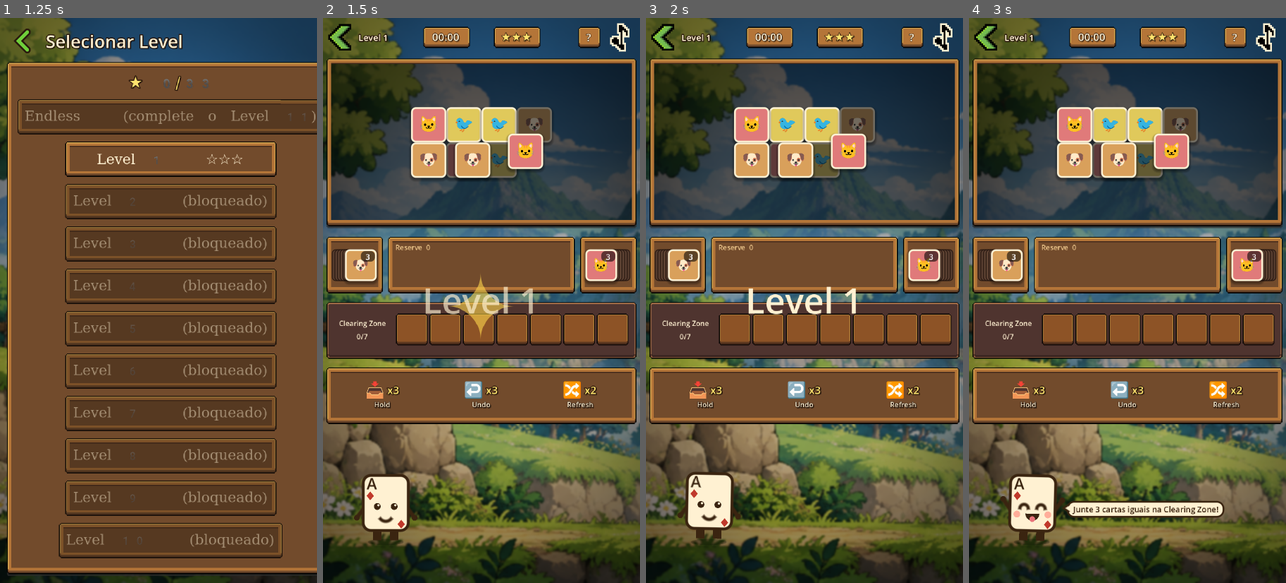
Above: before the commit, frames 1-4 (left to right).
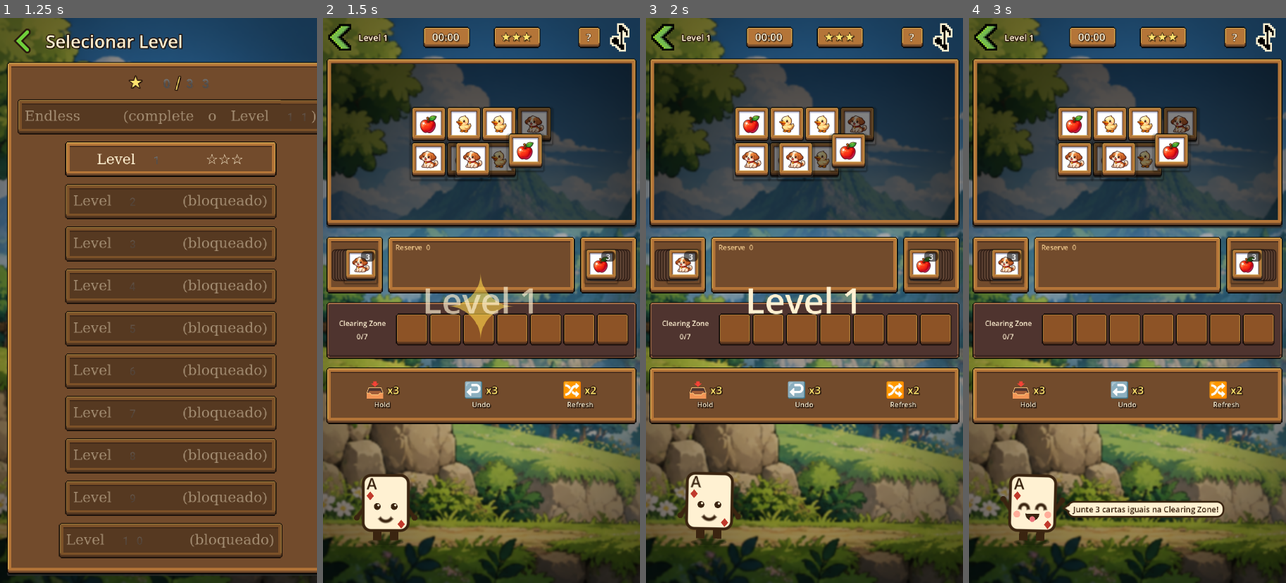
Above: after the commit, the same moments.

Repository: rikardop05/game-cartitas
Game: Godot game, scene res://scenes/main.tscn
Two runs of this game, one before a commit and one after it. Both use one fixed random seed, a clock stepped at 60 frames per second and the inputs below.
Inputs (mouse positions are in pixels of both pictures, inside the frame that each line leads up to):
- Up to frame 1 (1.25 s): click (158, 272) at 0.5 s
- Up to frame 2 (1.5 s): click "Level 1 ☆☆☆" at 1.25 s
- Up to frame 3 (2 s): no input
- Up to frame 4 (3 s): click "?" at 2 s; click (1108, 125) at 2.77 s

Frame 1 is identical in both runs. In frame 2, 6.2% of the frame differs, in the area x 6-93%, y 15-47%; in frame 3, 6.2%; in frame 4, 6.2%.

Commit message:
feat(cards): Pack A card art with a high-resolution pipeline
- Eight Pack A faces (480-960 px, frame included) replace the emoji
  placeholder for the eight most used types, so Levels 1-5 are all art;
  leaf, heart, gem and crystal keep the placeholder for now.
- Cards were blurry because the art was shrunk to logical card pixels
  and then upscaled by the 2x window. Art now stays at full resolution
  with mipmaps built on load and is drawn with trilinear filtering, so
  the GPU scales it to the physical size at any window resolution.
- Art cards draw as the whole face (no extra border) with the depth
  dimming tuned for art.
- test_card_art checks the mapping, square hi-res art and mipmaps; the
  art guide (PT/EN) documents the 960 px card standard.

Co-Authored-By: Claude Opus 5.5 <noreply@anthropic.com>

Diff:
--- a/scripts/ui/level_screen.gd
+++ b/scripts/ui/level_screen.gd
@@ -85,6 +85,11 @@
 # available card, 2 = under a blocked card, 3+ = deeper still. Index 0 (available) is untouched.
 const DEPTH_BRIGHTNESS := [1.0, 0.45, 0.32, 0.22]
 const DEPTH_SATURATION := [1.0, 0.80, 0.68, 0.58]
+# Painted card faces are busier than a flat placeholder, so blocked ones are dimmed less to
+# stay recognisable. Never brighter than 0.5 and still strictly darker with depth, which
+# repro_hud_bounds checks.
+const ART_DEPTH_BRIGHTNESS := [1.0, 0.5, 0.38, 0.28]
+const ART_DEPTH_SATURATION := [1.0, 0.9, 0.8, 0.7]
 const DIM_SHADER_CODE := """
 shader_type canvas_item;
 uniform float brightness = 1.0;
@@ -1023,16 +1028,25 @@
 
 # `depth` > 0 marks a blocked board card: it is dimmed by the DEPTH_* tables (see
 # _dim_material). `shadow` adds the soft drop shadow board cards use so stacked layers read.
+# A type with art is drawn as that art alone (it already carries its own frame); the others
+# get the coloured panel with the emoji placeholder.
 func _make_card_rect(type: String, depth: int, card_size: Vector2, shadow: bool = false) -> Control:
 	var root := Panel.new()
 	root.custom_minimum_size = card_size
 	root.size = card_size
 	root.mouse_filter = Control.MOUSE_FILTER_IGNORE
 	var card_style := StyleBoxFlat.new()
+	# bg_color always names the type (smoke_rapid_taps reads it back from the zone slots).
 	card_style.bg_color = CardTypeRegistry.color(type)
-	card_style.border_color = Color("#fff2d5")
-	card_style.set_border_width_all(2)
-	card_style.set_corner_radius_all(5)
+	if UiHelpers.has_card_art(type):
+		# Painted face: the fill is not drawn and there is no border or rounding, only the
+		# soft shadow behind the art.
+		card_style.draw_center = false
+		card_style.set_corner_radius_all(0)
+	else:
+		card_style.border_color = Color("#fff2d5")
+		card_style.set_border_width_all(2)
+		card_style.set_corner_radius_all(5)
 	if shadow:
 		card_style.shadow_color = Color(0.0, 0.0, 0.0, 0.34)
 		card_style.shadow_size = 3
@@ -1041,31 +1055,39 @@
 	var art := _make_card_art(type, card_size)
 	root.add_child(art)
 	if depth > 0:
-		root.material = _dim_material(depth)
+		root.material = _dim_material(depth, UiHelpers.has_card_art(type))
 		art.use_parent_material = true
 	return root
 
-# One shared material per depth: brightness and saturation come from the DEPTH_* tables.
-func _dim_material(depth: int) -> ShaderMaterial:
-	var index := clampi(depth, 0, DEPTH_BRIGHTNESS.size() - 1)
-	if not _dim_materials.has(index):
+# One shared material per depth (and per art/placeholder kind): brightness and saturation
+# come from the DEPTH_* tables.
+func _dim_material(depth: int, art: bool = false) -> ShaderMaterial:
+	var brightness: Array = ART_DEPTH_BRIGHTNESS if art else DEPTH_BRIGHTNESS
+	var saturation: Array = ART_DEPTH_SATURATION if art else DEPTH_SATURATION
+	var index := clampi(depth, 0, brightness.size() - 1)
+	var key := index + (100 if art else 0)
+	if not _dim_materials.has(key):
 		if _dim_shader == null:
 			_dim_shader = Shader.new()
 			_dim_shader.code = DIM_SHADER_CODE
 		var material := ShaderMaterial.new()
 		material.shader = _dim_shader
-		material.set_shader_parameter("brightness", float(DEPTH_BRIGHTNESS[index]))
-		material.set_shader_parameter("saturation", float(DEPTH_SATURATION[index]))
-		_dim_materials[index] = material
-	return _dim_materials[index]
-
+		material.set_shader_parameter("brightness", float(brightness[index]))
+		material.set_shader_parameter("saturation", float(saturation[index]))
+		_dim_materials[key] = material
+	return _dim_materials[key]
+
+# Art cards draw the full-resolution face (UiHelpers.card_texture) at the card's size; the GPU
+# picks the right mipmap for the physical screen size, so it stays sharp at any window scale.
 func _make_card_art(type: String, card_size: Vector2) -> Control:
 	var texture := UiHelpers.card_texture(type)
 	if texture != null:
 		var art := TextureRect.new()
 		art.texture = texture
 		art.expand_mode = TextureRect.EXPAND_IGNORE_SIZE
-		art.stretch_mode = TextureRect.STRETCH_KEEP_ASPECT_CENTERED
+		art.stretch_mode = TextureRect.STRETCH_SCALE
+		# Full-resolution art scaled by the GPU to the real on-screen size (see card_texture).
+		art.texture_filter = CanvasItem.TEXTURE_FILTER_LINEAR_WITH_MIPMAPS
 		art.position = Vector2.ZERO
 		art.size = card_size
 		art.mouse_filter = Control.MOUSE_FILTER_IGNORE
--- a/scripts/ui/ui_helpers.gd
+++ b/scripts/ui/ui_helpers.gd
@@ -17,14 +17,36 @@
 		_font_cache.font_names = PackedStringArray(["Segoe UI Emoji", "Segoe UI Symbol", "Noto Color Emoji", "Arial"])
 	return _font_cache
 
+# Card art standard: assets/cards/card_<type>.png, square, high resolution (>= 512 px, ideally
+# a multiple of 64 such as 960, frame included). The UI is drawn at the PHYSICAL screen size
+# (stretch mode canvas_items), so a 40 px logical card is 80+ real pixels; the art is kept at
+# full resolution with mipmaps and drawn with trilinear filtering, letting the GPU scale it to
+# whatever size the screen needs instead of pre-shrinking it to logical pixels (which blurred
+# and pixelated it once the window upscaled the result). Mipmaps are built here, so any
+# delivered PNG works without import tweaks. Cached per type.
 static func card_texture(type: String) -> Texture2D:
 	if not _card_texture_cache.has(type):
 		var path := "res://assets/cards/card_%s.png" % type
+		var texture: Texture2D = null
 		if ResourceLoader.exists(path):
-			_card_texture_cache[type] = load(path) as Texture2D
-		else:
-			_card_texture_cache[type] = null
+			var source := load(path) as Texture2D
+			var image := source.get_image() if source != null else null
+			if image != null:
+				image = image.duplicate()
+				if image.is_compressed():
+					image.decompress()
+				if not image.has_mipmaps():
+					image.generate_mipmaps()
+				texture = ImageTexture.create_from_image(image)
+			else:
+				texture = source
+		_card_texture_cache[type] = texture
 	return _card_texture_cache[type]
+
+# True when `type` has a painted card face (assets/cards/card_<type>.png); the others keep the
+# emoji placeholder.
+static func has_card_art(type: String) -> bool:
+	return card_texture(type) != null
 
 static func warm_theme() -> Theme:
 	var t := Theme.new()
@@ -135,7 +157,10 @@
 	label.add_theme_constant_override("shadow_offset_y", 1)
 
 static func total_stars_text() -> String:
-	return "★ %d/%d" % [Game.progress.total_stars(), LevelLoader.load_all_level_ids().size() * 3]
+	# Looked up at call time: naming the `Game` autoload here would stop this script compiling
+	# in the headless test runner (autoloads are not registered while it loads suites).
+	var game: Node = (Engine.get_main_loop() as SceneTree).root.get_node("Game")
+	return "★ %d/%d" % [game.progress.total_stars(), LevelLoader.load_all_level_ids().size() * 3]
 
 static func symbol_label(text: String, size: int) -> Label:
 	var label := Label.new()
--- a/tests/run_tests.gd
+++ b/tests/run_tests.gd
@@ -17,10 +17,12 @@
 	"res://tests/test_envelope.gd",
 	"res://tests/test_level_boards.gd",
 	"res://tests/test_board_pipeline.gd",
+	"res://tests/test_board_scatter.gd",
 	"res://tests/test_board_seed_split.gd",
 	"res://tests/test_board_solvability_solver.gd",
 	"res://tests/test_endless.gd",
 	"res://tests/test_mascot_lines.gd",
+	"res://tests/test_card_art.gd",
 ]
 
 func _init() -> void:
--- /dev/null
+++ b/tests/test_card_art.gd
@@ -0,0 +1,39 @@
+extends RefCounted
+
+# Card faces: 8 of the 12 types have painted square art (480-960 px, frame included); the other
+# four keep the emoji placeholder until more art arrives. Update both lists when art is added.
+const WITH_ART := ["bird", "cat", "dog", "fish", "flower", "moon", "star", "sun"]
+const PLACEHOLDER := ["leaf", "heart", "gem", "crystal"]
+
+func test_every_type_is_either_art_or_placeholder() -> void:
+	var listed: Array = WITH_ART + PLACEHOLDER
+	listed.sort()
+	var all_types: Array = CardTypeRegistry.all_types()
+	all_types.sort()
+	Assert.equals(listed, all_types, "art + placeholder lists cover exactly the registry types")
+
+func test_mapped_types_have_a_square_hi_res_texture() -> void:
+	for type in WITH_ART:
+		var texture := UiHelpers.card_texture(type)
+		Assert.is_true(texture != null, "%s has card art" % type)
+		if texture != null:
+			Assert.is_true(texture.get_width() == texture.get_height() and texture.get_width() >= 64, "%s art is square and at least 64 px (got %s)" % [type, str(texture.get_size())])
+		Assert.is_true(UiHelpers.has_card_art(type), "%s reports art" % type)
+
+func test_unmapped_types_fall_back_to_placeholder() -> void:
+	for type in PLACEHOLDER:
+		Assert.is_true(UiHelpers.card_texture(type) == null, "%s has no art yet" % type)
+		Assert.is_false(UiHelpers.has_card_art(type), "%s uses the placeholder" % type)
+		Assert.is_true(CardTypeRegistry.symbol(type) != "", "%s still has an emoji symbol" % type)
+	Assert.is_true(UiHelpers.card_texture("no_such_type") == null, "unknown type has no art")
+
+func test_art_keeps_full_resolution_with_mipmaps() -> void:
+	# Art must not be pre-shrunk to logical card pixels: the GPU scales it to the physical size.
+	for type in WITH_ART:
+		var texture := UiHelpers.card_texture(type)
+		if texture == null:
+			continue
+		var image := texture.get_image()
+		Assert.is_true(image != null and image.has_mipmaps(), "%s art has mipmaps for clean downscaling" % type)
+		Assert.is_true(texture.get_width() >= 480, "%s art stays high resolution (got %d px)" % [type, texture.get_width()])
+	Assert.is_true(UiHelpers.card_texture("bird") == UiHelpers.card_texture("bird"), "card art is cached per type")
Binary file added: assets/cards/card_bird.png
Not shown, added: assets/cards/card_bird.png.import
Binary file added: assets/cards/card_cat.png
Not shown, added: assets/cards/card_cat.png.import
Binary file added: assets/cards/card_dog.png
Not shown, added: assets/cards/card_dog.png.import
Binary file added: assets/cards/card_fish.png
Not shown, added: assets/cards/card_fish.png.import
Binary file added: assets/cards/card_flower.png
Not shown, added: assets/cards/card_flower.png.import
Binary file added: assets/cards/card_moon.png
Not shown, added: assets/cards/card_moon.png.import
(and 7 more such lines)
